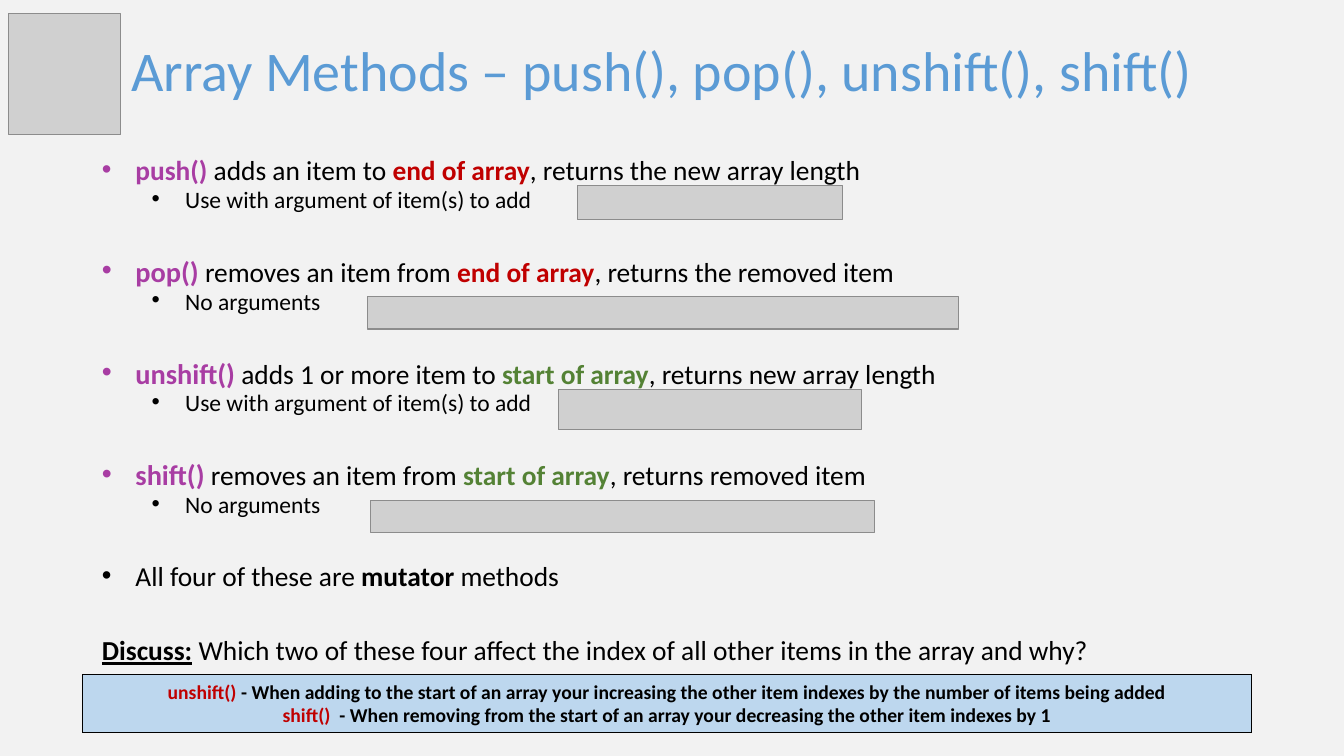
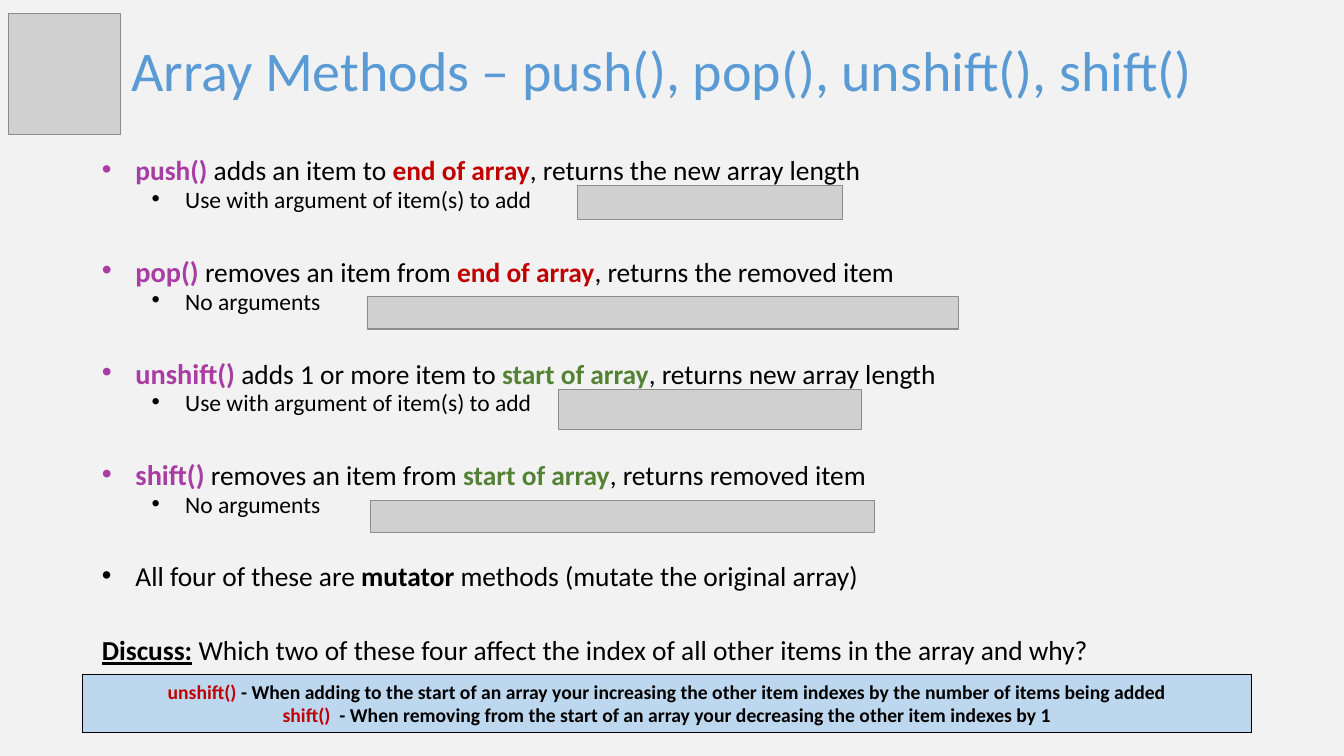
Before and after one commit to stephanieraymos/6-2021-cohort-week-3, a slide deck: slide 24 of Slides/Slides-week3.pptx (slide 27 before the commit). Drawn at 1344x756 pixels with LibreOffice and Linux fonts; fonts in the diff are those of the drawing; grey boxes stand for pictures. Boxes give left, top, right and bottom in pixels: in the first picture for what was removed or moved away, otherwise in the second. Text is boxed around its words. In the diff, an @@ line names an element or a change of style, - is before the commit and + after.

```diff
--- a/Slides/Slides-week3.pptx
+++ b/Slides/Slides-week3.pptx
@@ text at [135, 566, 858, 591]: text changed @@
-• All four of these are mutator methods
+• All four of these are mutator methods (mutate the original array)
```
Also in this commit, not shown: 3 other slides changed, 4 slides removed, 1 other file.
